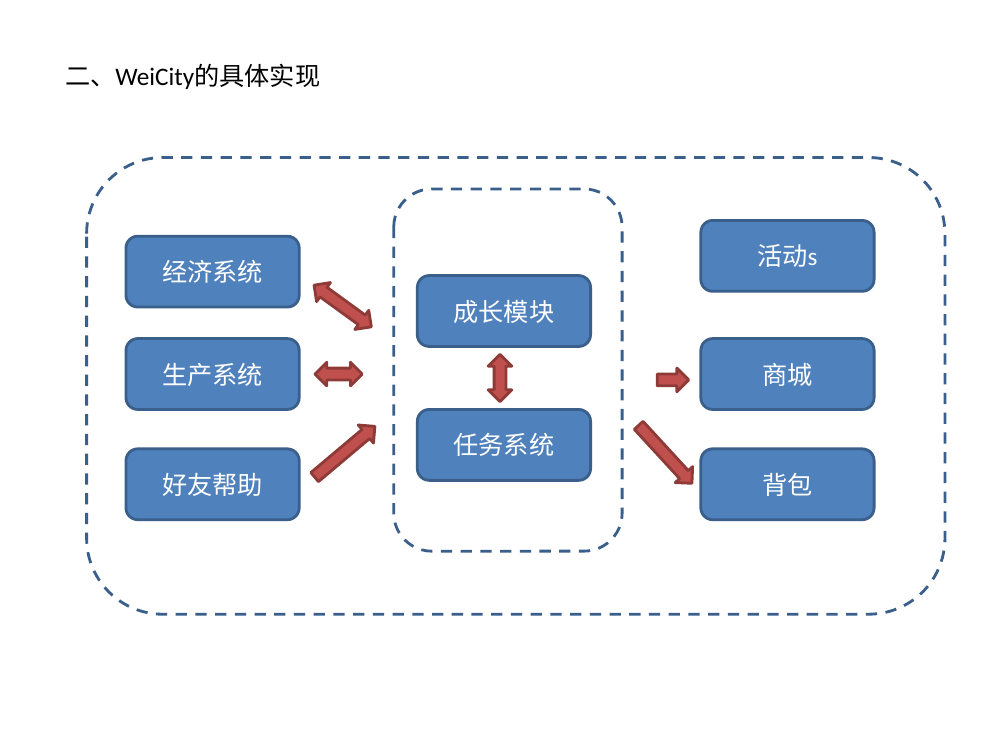
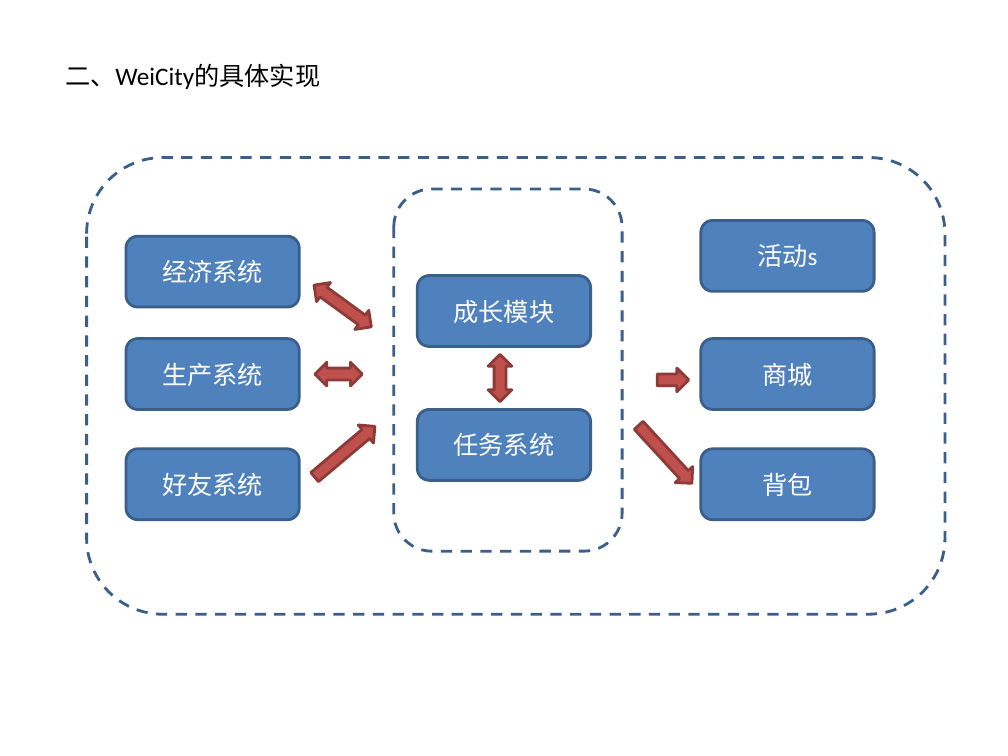
Before and after one commit to xiangaodielian/molehill-lab, a slide deck: slide 2 of notes/weicity.pptx. Drawn at 1008x756 pixels with LibreOffice and Linux fonts; fonts in the diff are those of the drawing. Boxes give left, top, right and bottom in pixels: in the first picture for what was removed or moved away, otherwise in the second. Text is boxed around its words. In the diff, an @@ line names an element or a change of style, - is before the commit and + after.

```diff
--- a/notes/weicity.pptx
+++ b/notes/weicity.pptx
@@ text in rounded rectangle at [162,473,263,496]: text changed @@
-好友帮助
+好友系统
```
